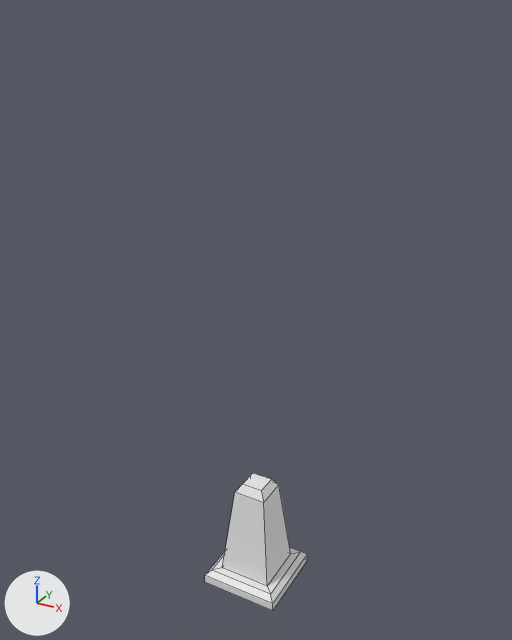
An edit to the Blender file Danese.blend, drawn before and after from the same camera.
One viewpoint serves both versions: a 50 mm lens placed at (7.03, -12.84, 12.71), pointed at (-0.13, 0.19, 6.19). The axes (+X, +Y, +Z) are drawn at lower left. The lights are the same throughout. Mesh edges are drawn as thin lines.
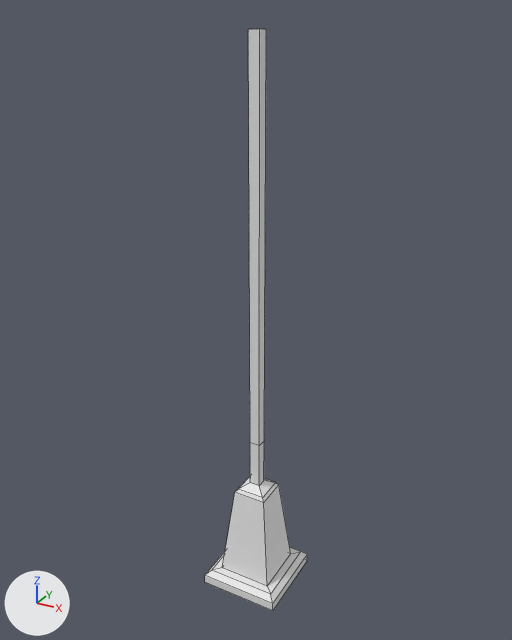
The change, as a list of edits to the scene's bpy script:
```text
Change me_cube:
    used by ob_cube; location = (0.0, 0.0, 0.0)
    remove me_cube.from_pydata(...)  # 24 vertices, 22 faces; spans x -1.0..1.0, y -1.0..1.0, z -1.0..1.88
    add me_cube.from_pydata(...)  # 36 vertices, 34 faces; spans x -1.0..1.0, y -1.0..1.0, z -1.0..12.34
    me_cube part 1
    4 vertices are removed from x -0.27..0.27, y -0.27..0.27, z 1.88
    5 faces are deleted
    10 vertices are added at x -0.35..0.35, y -0.35..0.35, z 1.77..12.34
    6 new vertices lie (0.26, 0.0, 0.0) away from vertices in x -0.13, y -0.13..0.13, z 1.88..12.34
    17 new faces join them
```

Where the change shows, as pixel boxes (x1, y1, x2, y2) in the pictures (512 x 640 px):
'Cube', reshaped (319% taller): before (205, 473, 307, 611); after (205, 29, 307, 611)
part 1 of me_cube, built on: before (235, 473, 279, 502); after (235, 29, 279, 502)
